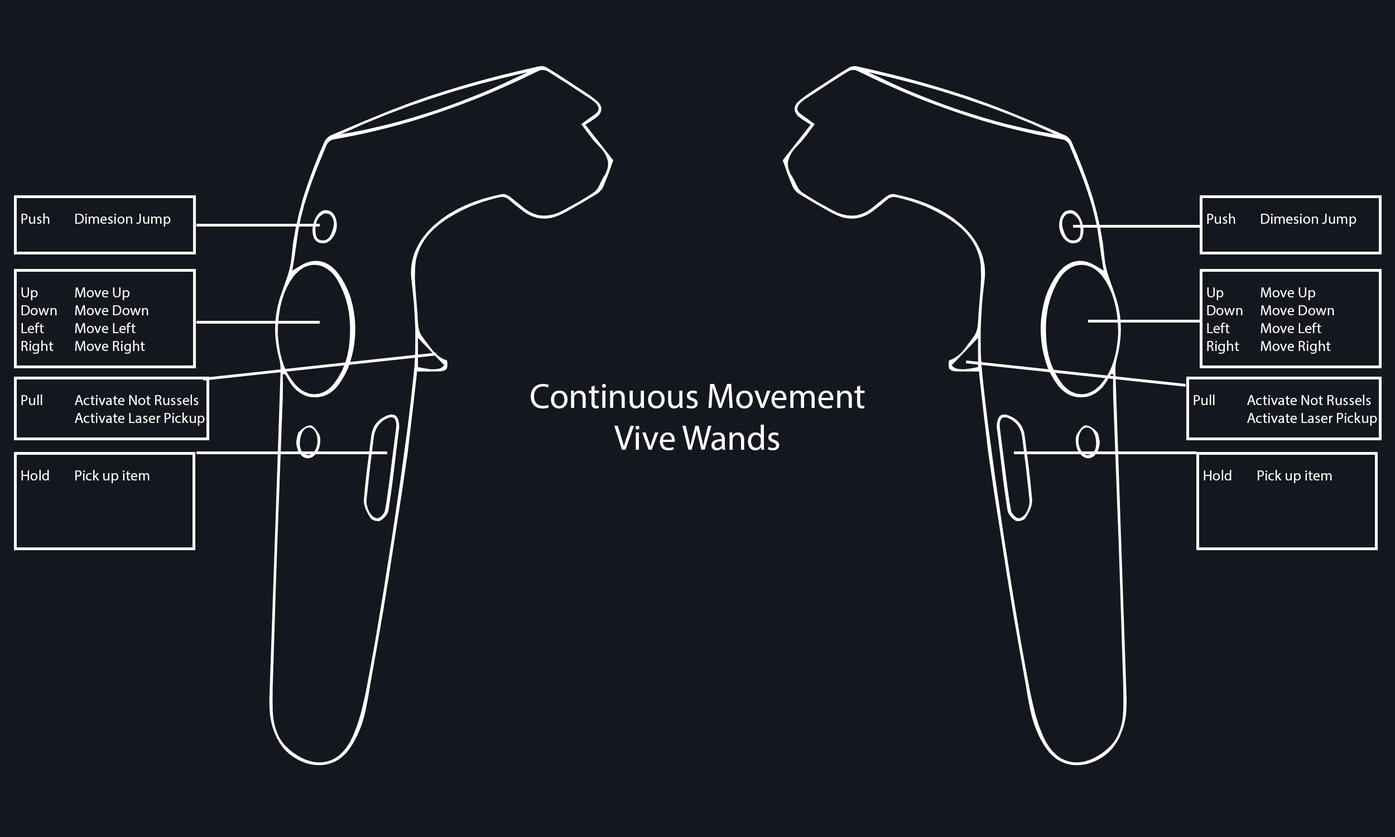
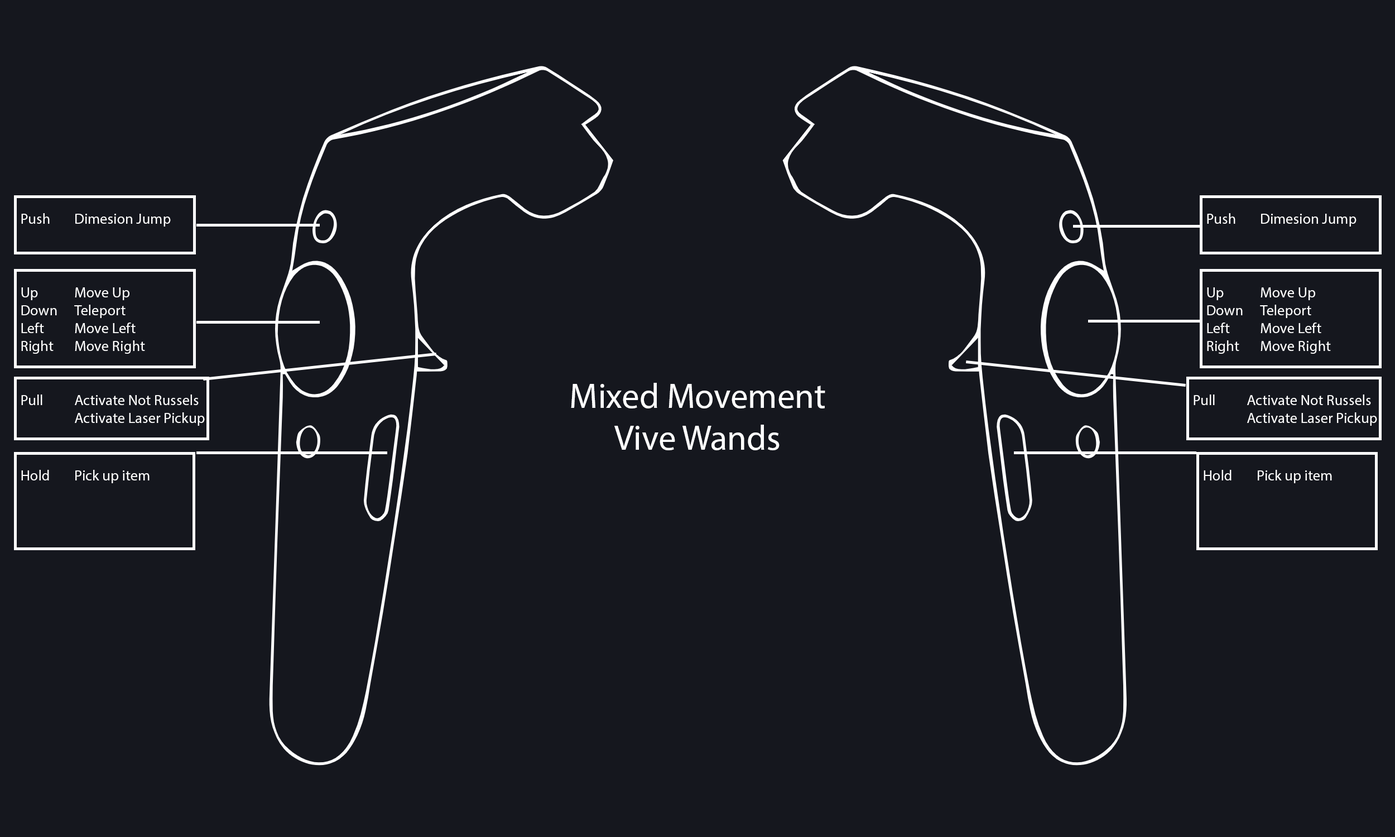
Two versions of the same layered image (1395 × 837). Layer-by-layer changes:
painted on "R_Joystick_Text" over bbox(1260, 304, 1335, 319)
painted on "L_Joystick_Text" over bbox(74, 304, 149, 319)
renamed "Continuous Movement Vive Wands" to "Mixed Movement Vive Wands", painted on it over bbox(530, 382, 865, 409)
